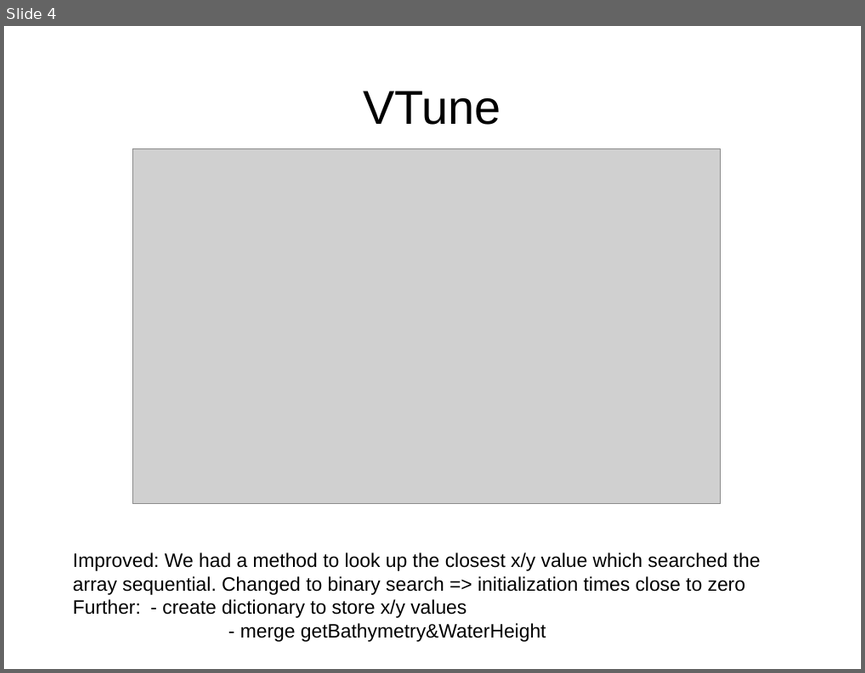
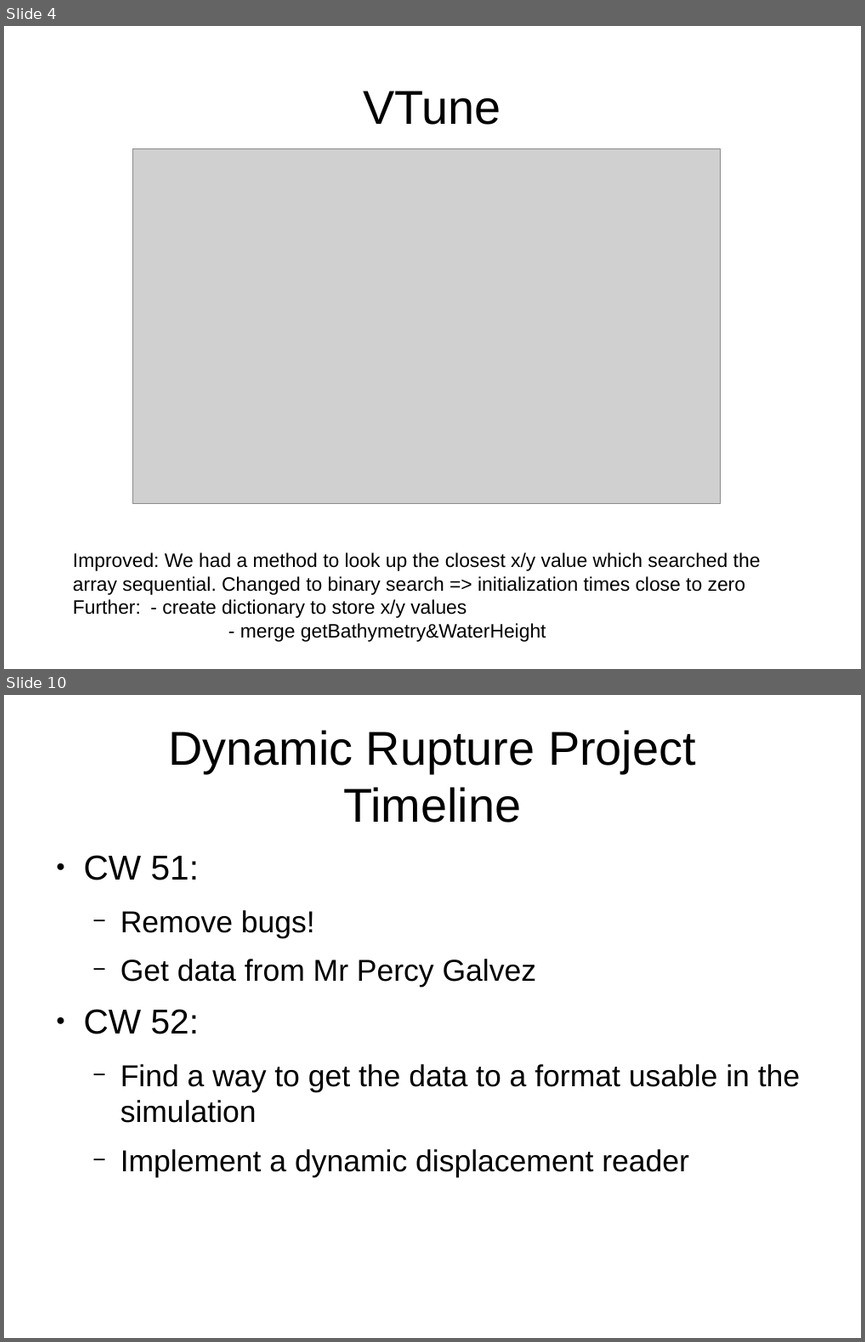
Before and after one commit to tsunamiSim/SWE, a slide deck: deliverables E4/presentation.odp. Shown one above the other, each under a label of ours: slide 4 before the commit, slides 4 and 10 after it; the slides between them are not shown. The pictures are 865x673 and 865x1342 pixels, drawn with LibreOffice and Linux fonts; fonts in the diff are those of the drawing; grey boxes stand for pictures. Boxes give left, top, right and bottom in pixels: in the first picture for what was removed or moved away, otherwise in the second. Text is boxed around its words. In the diff, an @@ line names an element or a change of style, - is before the commit and + after.

```diff
--- a/deliverables E4/presentation.odp
+++ b/deliverables E4/presentation.odp
@@ slide 10 added at [4, 695, 861, 1338], background #FFFFFF @@
@@ title added at [168, 730, 696, 823], 44 pt, text #000000 @@
+Dynamic Rupture Project
+Timeline
@@ text added at [84, 855, 800, 1177], 28 pt, text #000000 @@
+● CW 51:
+  − Remove bugs!
+  − Get data from Mr Percy Galvez
+● CW 52:
+  − Find a way to get the data to a format usable in the simulation
+  − Implement a dynamic displacement reader
```
Also in this commit, not shown: 1 slide changed, 6 other slides added, 5 other files.
